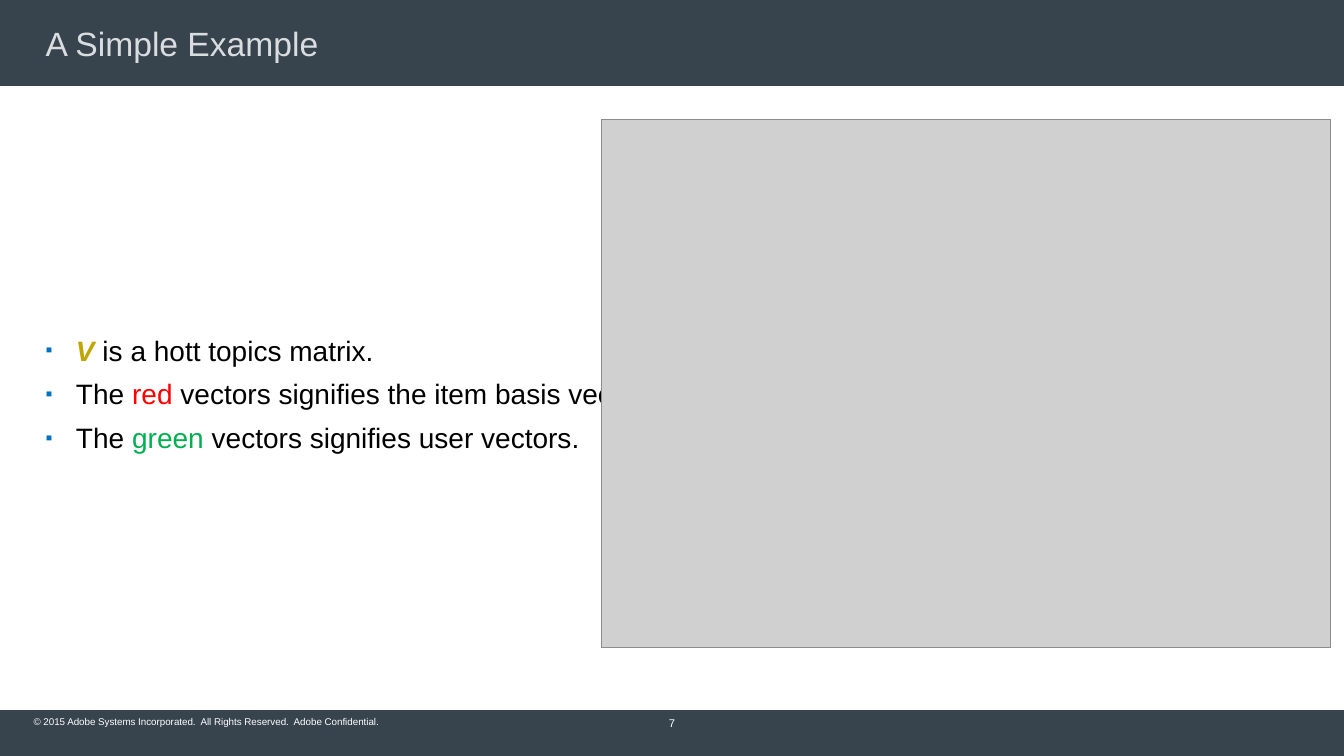
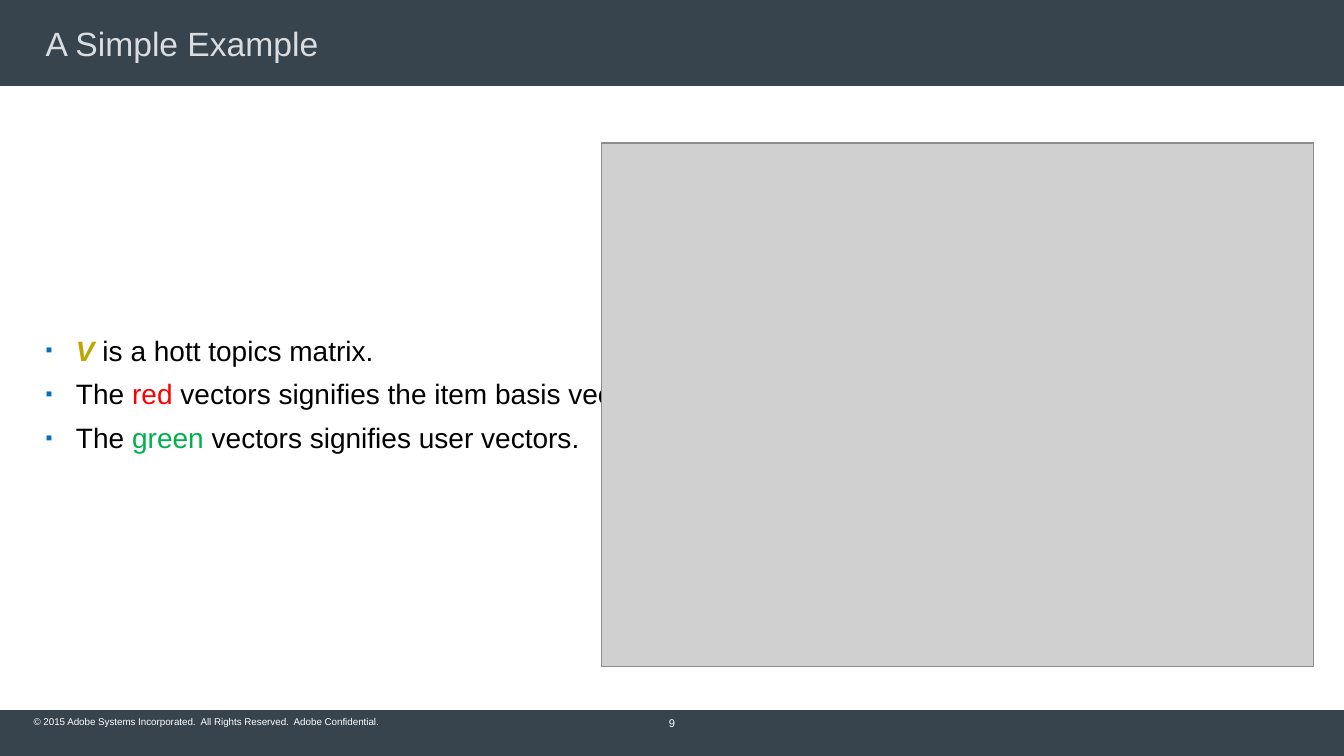
Before and after one commit to Subhojyoti/Adobe_Intern, a slide deck: slide 9 of Adobe PPT/Subho_Inception_talk.pptx (slide 7 before the commit). Drawn at 1344x756 pixels with LibreOffice and Linux fonts; fonts in the diff are those of the drawing; grey boxes stand for pictures; background and template pictures are left out. Boxes give left, top, right and bottom in pixels: in the first picture for what was removed or moved away, otherwise in the second. Text is boxed around its words. In the diff, an @@ line names an element or a change of style, - is before the commit and + after.

```diff
--- a/Adobe PPT/Subho_Inception_talk.pptx
+++ b/Adobe PPT/Subho_Inception_talk.pptx
@@ picture: place and size @@
-picture at box(601, 119, 1331, 648)
+picture at box(602, 143, 1314, 667)
@@ page number at box(669, 719, 675, 727): text changed @@
-7
+9
```
Also in this commit, not shown: 1 other slide changed, 2 slides added, 1 other file.
